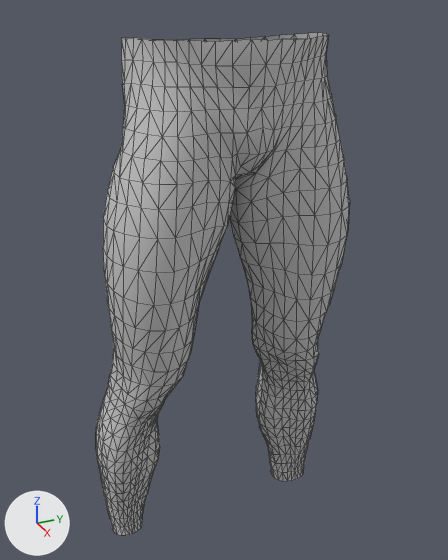
What one commit did to the FBX model Character/Skin/Fbx/SK_Legs0_1.FBX.
Both versions are drawn from a camera (50 mm lens) standing at (0.847, -0.391, 1.117) and looking at (-0.042, 0.009, 0.672). The axes (+X, +Y, +Z) are drawn at lower left. The lights are the same throughout. Mesh edges are drawn as thin lines. Where no turn or scale is listed for an object, it has been applied to the vertices.

Names of what the first picture shows: 'Male_Leg'.
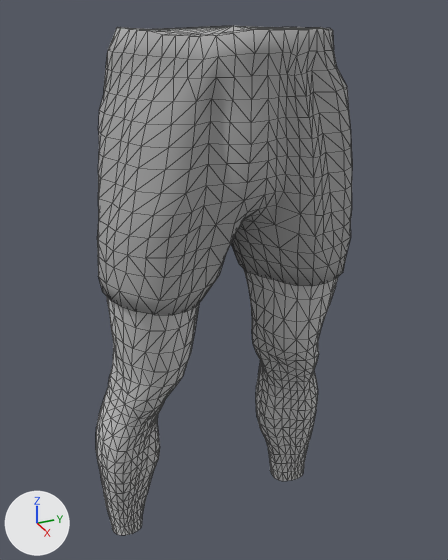
Pixel boxes (x1, y1, x2, y2) of what changed, in the pictures (448 x 560 px):
'Male_Leg', reshaped
    before: (96, 33, 350, 535)
    after: (96, 26, 352, 535)
part 1 of me_mesh, added
    after: (97, 26, 352, 315)
part 2 of me_mesh, cut back
    before: (103, 33, 350, 313)
    after: (108, 275, 297, 313)

What the commit changed:
Material 'lambert22' (mat_lambert22) is new.
Its base color is (0.4, 0.4, 0.4) (grey #aaaaaa).
Its roughness is 0.896.
me_mesh is used by ob_male_leg; location (0.0, 0.0, 0.0).
me_mesh had 1202 vertices, 2328 faces and spanned x -0.153..0.11, y -0.23..0.23, z 0.14..1.068.
me_mesh now has 1466 vertices, 2812 faces and spans x -0.153..0.123, y -0.23..0.23, z 0.14..1.08.
me_mesh part 1: a new loose piece of 666 vertices spanning x -0.153..0.123, y -0.213..0.208, z 0.691..1.08, in mat_lambert22 (grey #aaaaaa).
me_mesh part 2: 412 vertices removed from x -0.145..0.11, y -0.201..0.201, z 0.711..1.068; 10 vertices added at x -0.087..0.053, y -0.201..0.201, z 0.711..0.721.
me_mesh now uses material mat_lambert22 (grey #aaaaaa).
